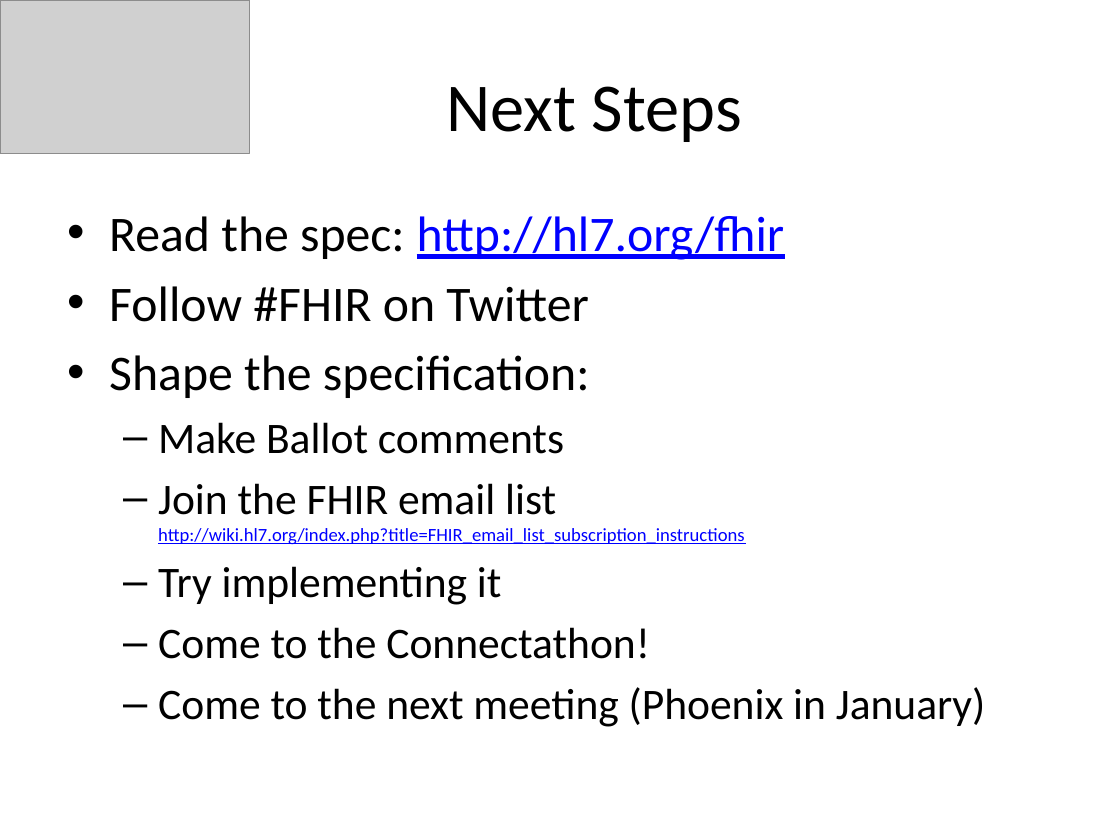
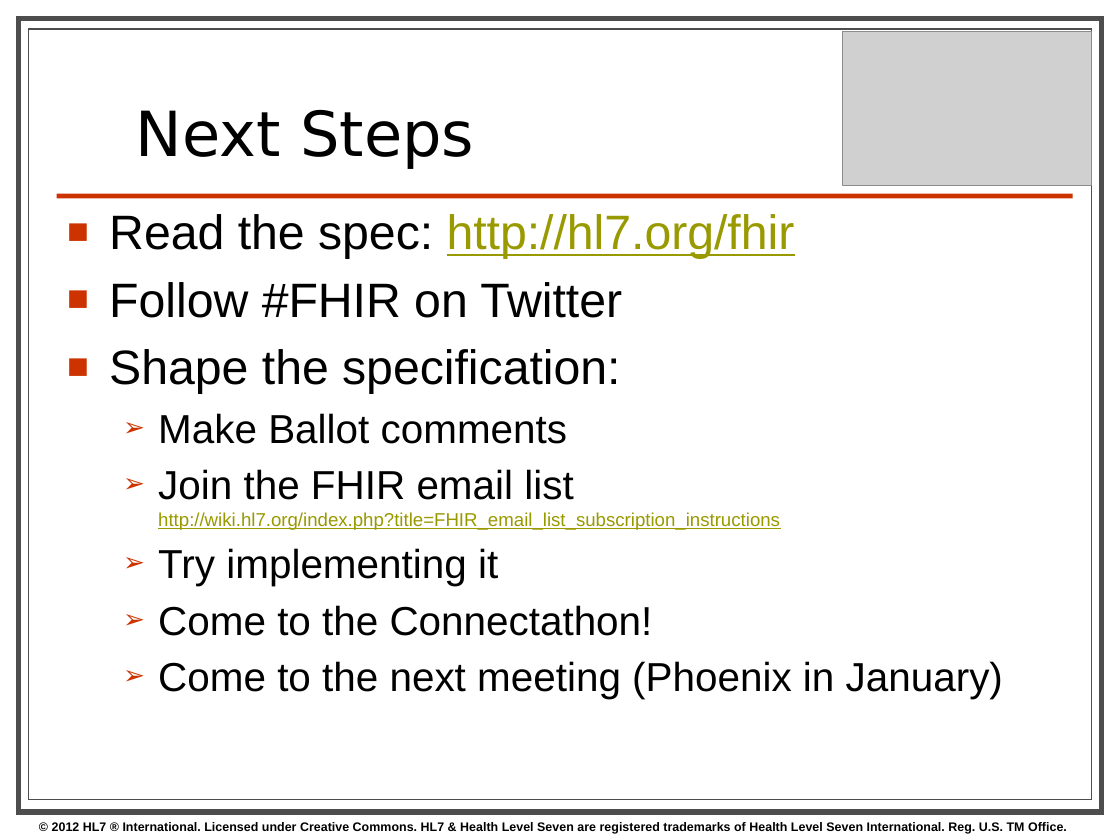
Before and after one commit to vista-novo/fhir, a slide deck: slide 19 of presentations/2012 Dec Webinar/FHIR Webinar.pptx (slide 18 before the commit). Drawn at 1120x840 pixels with LibreOffice and Linux fonts; fonts in the diff are those of the drawing; grey boxes stand for pictures; background and template pictures are left out. Boxes give left, top, right and bottom in pixels: in the first picture for what was removed or moved away, otherwise in the second. Text is boxed around its words. In the diff, an @@ line names an element or a change of style, - is before the commit and + after.

```diff
--- a/presentations/2012 Dec Webinar/FHIR Webinar.pptx
+++ b/presentations/2012 Dec Webinar/FHIR Webinar.pptx
@@ rectangle added at (x1=19, y1=19, x2=1102, y2=812), fill #FFFFFF, outline #4D4D4D 3.5 pt @@
@@ rectangle added at (x1=28, y1=29, x2=1091, y2=800), fill #FFFFFF, outline #4D4D4D 0.75 pt @@
@@ title "Next Steps" at (x1=136, y1=110, x2=474, y2=168): size 44 to 40 pt, font Calibri to DejaVu Sans; alignment centre to left; line spacing 1 to 0.8; vertical alignment middle to bottom @@
@@ picture moved from (x1=0, y1=0, x2=250, y2=153) to (x1=842, y1=32, x2=1092, y2=186) @@
@@ text "Read the spec: http://hl7.org/fhir" at (x1=109, y1=214, x2=1003, y2=699): size 32 to 31 pt in "Read the spec: http://hl7.org/fhir", "Follow #FHIR on Twitter", "Shape the specification:"; font Calibri to Arial; text colour #0000FF to #999900 in "http://hl7.org/fhir", "http://wiki.hl7.org/index.php?title=FHIR_email_list_subscrip ..."; size 28 to 26 pt in "Make Ballot comments", "Join the FHIR email list", "Try implementing it", "Come to the Connectathon!" and 1 more places; bullet • to ■; bullet – to ➢ @@
@@ line added from (57, 196) to (1073, 196), #CC3300 3 pt @@
@@ text added at (x1=52, y1=822, x2=1067, y2=834), 8 pt, text #000000, bold @@
+© 2012 HL7 ® International. Licensed under Creative Commons. HL7 & Health Level Seven are registered trademarks of Health Level Seven International. Reg. U.S. TM Office.
```
Also in this commit, not shown: 16 other slides changed, 3 slides added, 2 slides removed.
